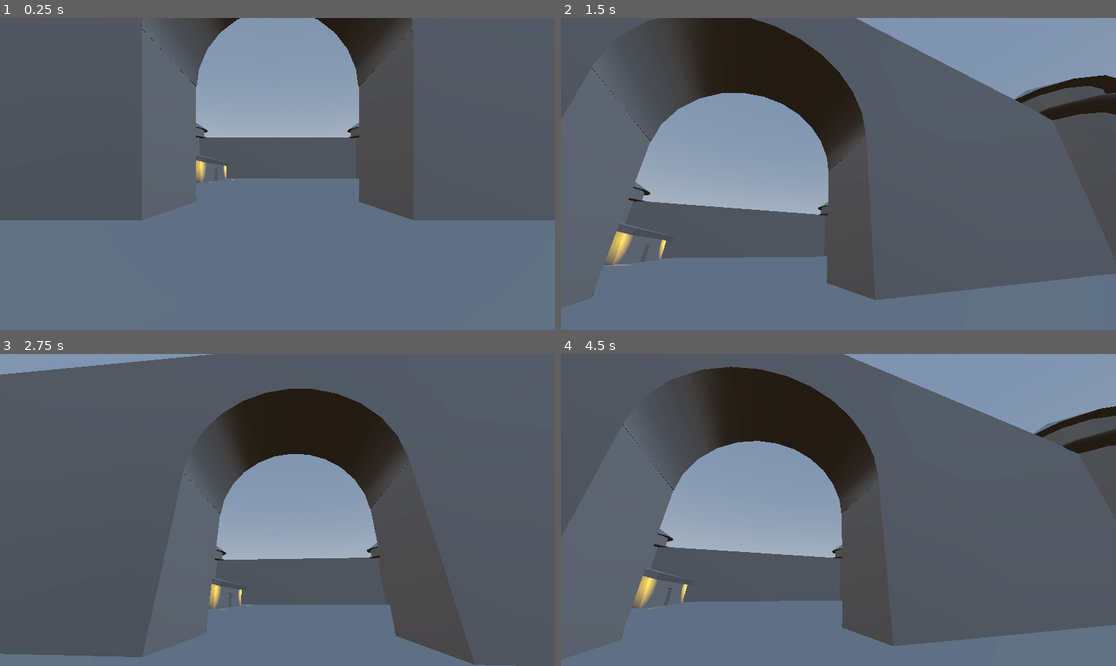
Above: before the commit, frames 1-4 (two rows, left to right).
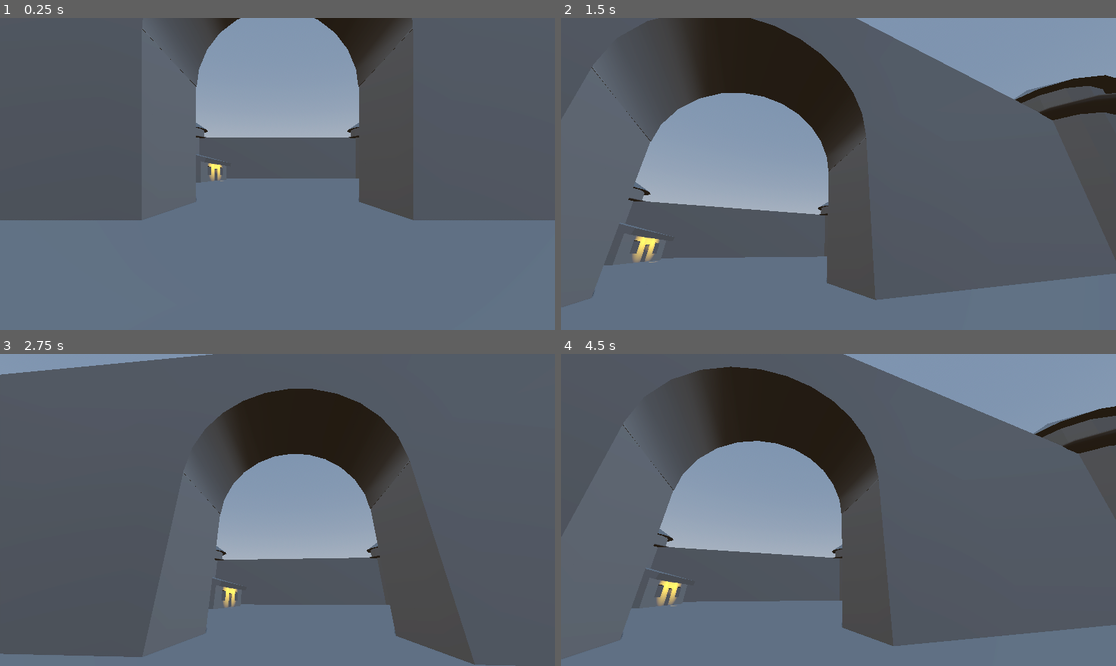
Above: after the commit, the same moments.

Repository: BreadedBread1/lc-first-3d-game
Game: Godot game, scene res://Scenes/Levels/level_01.tscn
Same seed, same stepped clock (60 frames per second), same inputs: the game is played once before the commit and once after it.
Inputs (mouse positions are in pixels of both pictures, inside the frame that each line leads up to):
- Up to frame 1 (0.25 s): no input
- Up to frame 2 (1.5 s): tap Enter (ui_accept) at 0.5, 0.77, 1.25 s; move the mouse to (810, 236) at 0.52 s; hold Up (ui_up) from 0.53 s (still down); tap Shift (sprint) at 0.6, 1.35 s; click (810, 236) at 0.67 s; move the mouse to (877, 177) at 1.27 s
- Up to frame 3 (2.75 s): keep holding Up (ui_up); tap Enter (ui_accept) at 1.52, 2 s; move the mouse to (233, 506) at 2.02 s; tap Shift (sprint) at 2.1 s
- Up to frame 4 (4.5 s): tap Enter (ui_accept) at 2.75, 3.02, 3.5, 3.77, 4.25 s; move the mouse to (844, 510) at 2.77 s; release Up (ui_up) at 2.78 s; hold Left (ui_left) 2.78-3.53 s; tap Shift (sprint) at 2.85, 3.6, 4.35 s; click (844, 510) at 2.92 s; move the mouse to (816, 503) at 3.52 s; hold Up (ui_up) from 3.53 s (still down); move the mouse to (866, 510) at 4.27 s

The runs differ from the first frame. In frame 1, 0.2% of the frame differs, in the area x 35-43%, y 45-53%; in frame 2, 0.6%, in the area x 7-19%, y 68-80%; in frame 3, 0.3%; in frame 4, 0.5%.

Commit message:
Material Setup
Created dungeon.mat and applied to all props

Diff:
--- /dev/null
+++ b/Assets/dungeon_assets/dungeon_mat.tres
@@ -0,0 +1,6 @@
+[gd_resource type="StandardMaterial3D" format=3 uid="uid://b72lfm33f2iud"]
+
+[ext_resource type="Texture2D" uid="uid://bix2b23u5o487" path="res://Assets/dungeon_assets/dungeon_albedo.png" id="1_34h1j"]
+
+[resource]
+albedo_texture = ExtResource("1_34h1j")
--- a/Scenes/Levels/level_01.tscn
+++ b/Scenes/Levels/level_01.tscn
@@ -77,6 +77,16 @@
 operation = 2
 size = Vector3(2, 6, 2)
 
+[node name="Window1" type="CSGBox3D" parent="CSGCombiner3D/Building/BWall2" unique_id=1248482232]
+transform = Transform3D(1, 0, 0, 0, 1, 0, 0, 0, 1, -5, 2.4368992, 0)
+operation = 2
+size = Vector3(2.5, 2, 1.5)
+
+[node name="Window2" type="CSGBox3D" parent="CSGCombiner3D/Building/BWall2" unique_id=1541043750]
+transform = Transform3D(1, 0, 0, 0, 1, 0, 0, 0, 1, 4.9999995, 2.4368992, 0)
+operation = 2
+size = Vector3(2.5, 2, 1.5)
+
 [node name="BWall3" type="CSGBox3D" parent="CSGCombiner3D/Building" unique_id=389909914]
 transform = Transform3D(1, 0, 0, 0, 1, 0, 0, 0, 1, 25.958427, 0, -4.4746556)
 use_collision = true
@@ -145,16 +155,16 @@
 shadow_enabled = true
 omni_range = 4.0
 
-[node name="Lantern1" type="OmniLight3D" parent="CSGCombiner3D/Building" unique_id=206256854]
-transform = Transform3D(1, 0, 0, 0, 1, 0, 0, 0, 1, 14.642239, 3.480163, -5.448287)
-light_color = Color(0.8522109, 0.58098006, 0, 1)
-light_energy = 5.0
-light_indirect_energy = 5.0
-shadow_enabled = true
-omni_range = 4.0
-
-[node name="Lantern2" type="OmniLight3D" parent="CSGCombiner3D/Building" unique_id=1042518191]
-transform = Transform3D(1, 0, 0, 0, 1, 0, 0, 0, 1, 14.642239, 3.480163, 15.923875)
+[node name="Torch1" type="OmniLight3D" parent="CSGCombiner3D/Building" unique_id=206256854]
+transform = Transform3D(1, 0, 0, 0, 1, 0, 0, 0, 1, 14.642239, 3.480163, 2.929863)
+light_color = Color(0.8522109, 0.58098006, 0, 1)
+light_energy = 5.0
+light_indirect_energy = 5.0
+shadow_enabled = true
+omni_range = 4.0
+
+[node name="Torch2" type="OmniLight3D" parent="CSGCombiner3D/Building" unique_id=1042518191]
+transform = Transform3D(1, 0, 0, 0, 1, 0, 0, 0, 1, 14.642239, 3.480163, 7.569498)
 light_color = Color(0.8522109, 0.58098006, 0, 1)
 light_energy = 5.0
 light_indirect_energy = 5.0
Binary file added: Assets/dungeon_assets/building/ceiling.glb
Not shown, added: Assets/dungeon_assets/building/ceiling.glb.import
Binary file added: Assets/dungeon_assets/building/floor_stone.glb
Not shown, added: Assets/dungeon_assets/building/floor_stone.glb.import
Binary file added: Assets/dungeon_assets/building/floor_wood.glb
Not shown, added: Assets/dungeon_assets/building/floor_wood.glb.import
Binary file added: Assets/dungeon_assets/building/pillar.glb
Not shown, added: Assets/dungeon_assets/building/pillar.glb.import
Binary file added: Assets/dungeon_assets/building/wall.glb
Not shown, added: Assets/dungeon_assets/building/wall.glb.import
Binary file added: Assets/dungeon_assets/building/wall_arched.glb
Not shown, added: Assets/dungeon_assets/building/wall_arched.glb.import
(and 44 more such lines)
